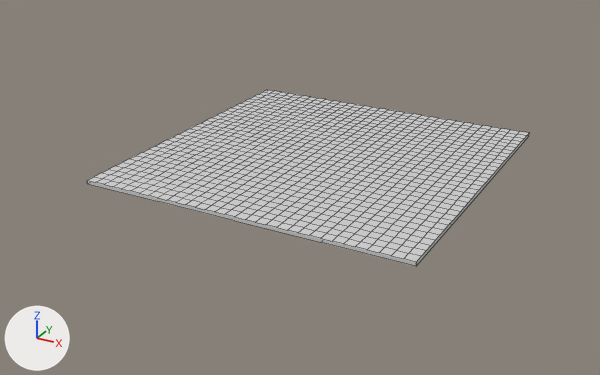
Two versions of the OBJ model client/levels/urban/static_models/Ground1/ground1.obj, one commit apart.
One viewpoint serves both versions: a 50 mm camera at (24.8, -48.6, 21.4) aimed at (-1.0, -1.6, -2.1). Lighting does not change. The marker at lower left points along +X, +Y and +Z. Mesh edges are drawn as thin lines. Where no turn or scale is listed for an object, it has been applied to the vertices. Vertices at the same position are counted once.

The older version as bpy lines, for what is in view:
```python
me_plane = bpy.data.meshes.new('Plane')
me_plane.from_pydata(...)  # 1126 vertices, 1044 faces; spans x -11.5..11.5, y -11.5..11.5, z -0.2..0.0
me_plane.materials.append(mat_material_001)  # its picture is missing
ob_plane = bpy.data.objects.new('Plane', me_plane)
ob_plane.location = (0.0, 0.0, 0.0)
```
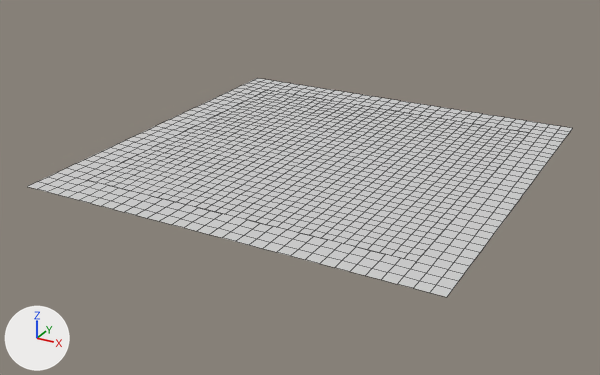
The newer file is also rescaled (x0.813) as a whole; pictures and numbers use the older file's frame.

Pixel boxes (x1, y1, x2, y2) of what changed, in the pictures (600 x 375 px):
```json
{"object": "Plane", "change": "reshaped", "before": [87, 90, 529, 266], "after": [88, 90, 529, 262]}
{"object": "Plane.001", "change": "added", "after": [27, 78, 573, 297]}
```

Edits to the scene script, one JSON object a line:
```json
{"op": "add", "block": "img_gravel_path_metallic_png", "code": ["img_gravel_path_metallic_png = load_image('gravel_path_Metallic.png', 'Gravel_path/gravel_path_Metallic.png', 2048, 2048, 'sRGB')"]}
{"op": "add", "block": "mat_material_002", "code": ["mat_material_002 = bpy.data.materials.new('Material.002')", "# colours: light grey #d1d1d1", "# uses the picture img_gravel_path_metallic_png"]}
{"block": "me_plane", "where": "# used by ob_plane; location = (0.0, 0.0, 0.0)"}
{"op": "remove", "block": "me_plane", "code": "me_plane.from_pydata(...)  # 1126 vertices, 1044 faces; spans x -11.5..11.5, y -11.5..11.5, z -0.2..0.0"}
{"op": "add", "block": "me_plane", "code": "me_plane.from_pydata(...)  # 2190 vertices, 2052 faces; spans x -11.5..11.5, y -11.5..11.5, z -0.3..0.1"}
{"block": "me_plane", "change": "me_plane part 1: 4 vertices moved within x -11.5..11.5, y -11.5..11.5, z 0.0; 29 vertices removed from x -11.5..11.5, y -11.5..11.5, z -0.2..0.0; 1093 vertices added at x -11.5..11.5, y -11.5..11.5, z -0.3..0.1"}
{"op": "add", "block": "me_plane_001", "code": ["me_plane_001 = bpy.data.meshes.new('Plane.001')", "me_plane_001.from_pydata(...)  # 464 vertices, 348 faces; spans x -14.1..14.1, y -14.1..14.1, z 0.1", "me_plane_001.materials.append(mat_material_002)  # its picture is missing"]}
{"op": "add", "block": "ob_plane_001", "code": ["ob_plane_001 = bpy.data.objects.new('Plane.001', me_plane_001)", "ob_plane_001.location = (0.0, 0.0, 0.0)"]}
```
